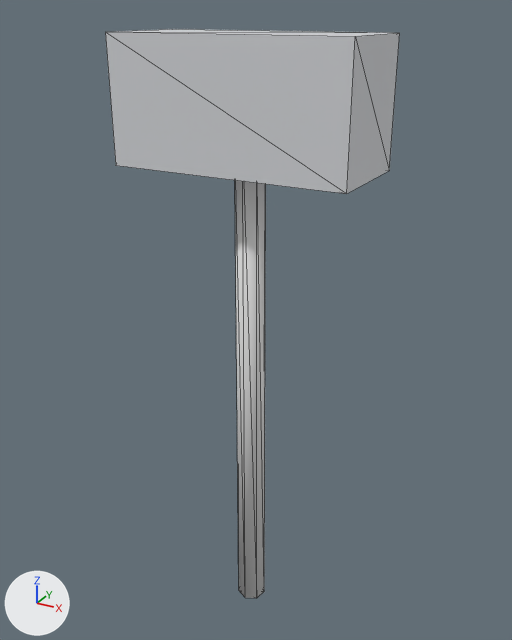
The glTF model assets/models/items/silver_hammer.glb as it was, and as the next commit left it.
The view is the same before and after, from a 50 mm lens placed at (0.443, -0.79, 0.786), pointed at (-0.006, 0.026, 0.377). Lighting does not change. The marker at lower left points along +X, +Y and +Z. The older version comes first. Mesh edges are drawn as thin lines. Vertices at exactly the same position are counted once.

The first picture shows 'silver_hammer_v0'.
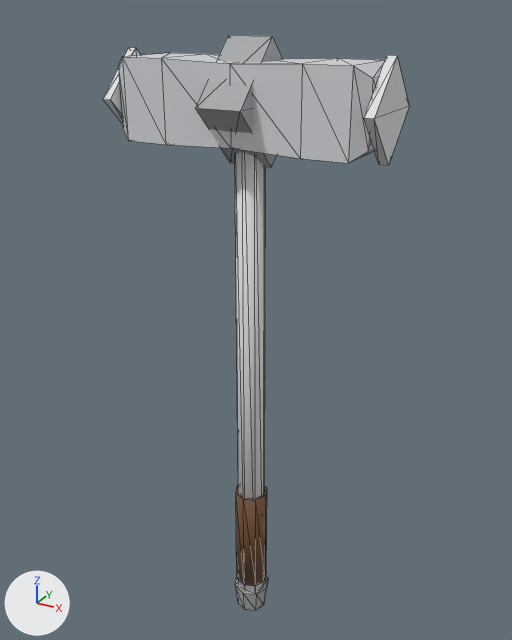
What differs and where, as boxes (x1, y1, x2, y2) in the pictures (512 x 640 px):
'silver_hammer_v0', reshaped
    before: (105, 29, 400, 598)
    after: (103, 35, 409, 610)
part 1 of me_silver_hammer_v0, added
    after: (236, 485, 267, 586)
part 2 of me_silver_hammer_v0, added
    after: (235, 577, 268, 610)
part 3 of me_silver_hammer_v0, rebuilt (9% narrower, 33% shorter)
    before: (105, 29, 400, 194)
    after: (118, 53, 385, 163)
part 4 of me_silver_hammer_v0, reshaped
    before: (235, 180, 266, 598)
    after: (196, 35, 283, 591)
part 5 of me_silver_hammer_v0, added
    after: (103, 47, 409, 165)

Diff of the bpy script that builds the scene:
```diff
--- a/assets/models/items/silver_hammer.glb.py
+++ b/assets/models/items/silver_hammer.glb.py
@@ mat_prop_leather @@
+mat_prop_leather = bpy.data.materials.new('prop:leather')
+# nodes: BsdfPrincipled, Mix, OutputMaterial, VertexColor
+# colours: white #e7e7e7, mixed with the vertex colours
@@ me_silver_hammer_v0 @@
 # used by ob_silver_hammer_v0; location = (0.0, 0.0, 0.0)
-me_silver_hammer_v0.from_pydata(...)  # 22 vertices, 36 faces; spans x -0.16..0.16, y -0.07..0.07, z -0.1..0.76
+me_silver_hammer_v0.from_pydata(...)  # 102 vertices, 176 faces; spans x -0.182..0.182, y -0.076..0.076, z -0.125..0.756
+# me_silver_hammer_v0 part 1: a new loose piece, an 8-sided cylinder along z spanning x -0.025..0.025, y -0.025..0.025, z -0.07..0.1, in mat_prop_leather
+# me_silver_hammer_v0 part 2: a new loose piece, an 8-sided cut cone along z (radius 0.023 at the low end, 0.029 at the high end) spanning x -0.029..0.029, y -0.029..0.029, z -0.125..-0.085, in mat_prop_iron_metal
+# me_silver_hammer_v0 part 3: the loose piece of 8 vertices spanning x -0.16..0.16, y -0.07..0.07, z 0.6..0.76 is rebuilt with 30 vertices and now spans x -0.17..0.17, y -0.051..0.051, z 0.629..0.731
+# me_silver_hammer_v0 part 4
+# 13 vertices are removed from x -0.021..0.021, y -0.02..0.02, z -0.1..0.65
+# 24 faces are deleted
+# 23 vertices are added at x -0.03..0.03, y -0.076..0.076, z -0.1..0.756
+# 28 new faces join them, mat_prop_planks
+# 12 new faces join them, mat_prop_iron_metal
+# me_silver_hammer_v0 part 5
+# 8 vertices are added at x -0.182..0.17, y -0.059..0.059, z 0.621..0.739
+# 8 new vertices lie (0.012, 0.0, 0.0) away from vertices in x -0.182..0.17, y -0.059..0.059, z 0.621..0.739
+# 24 new faces join them, mat_prop_iron_metal
 me_silver_hammer_v0.materials.append(mat_prop_planks)
 me_silver_hammer_v0.materials.append(mat_prop_iron_metal)
+me_silver_hammer_v0.materials.append(mat_prop_leather)
```
